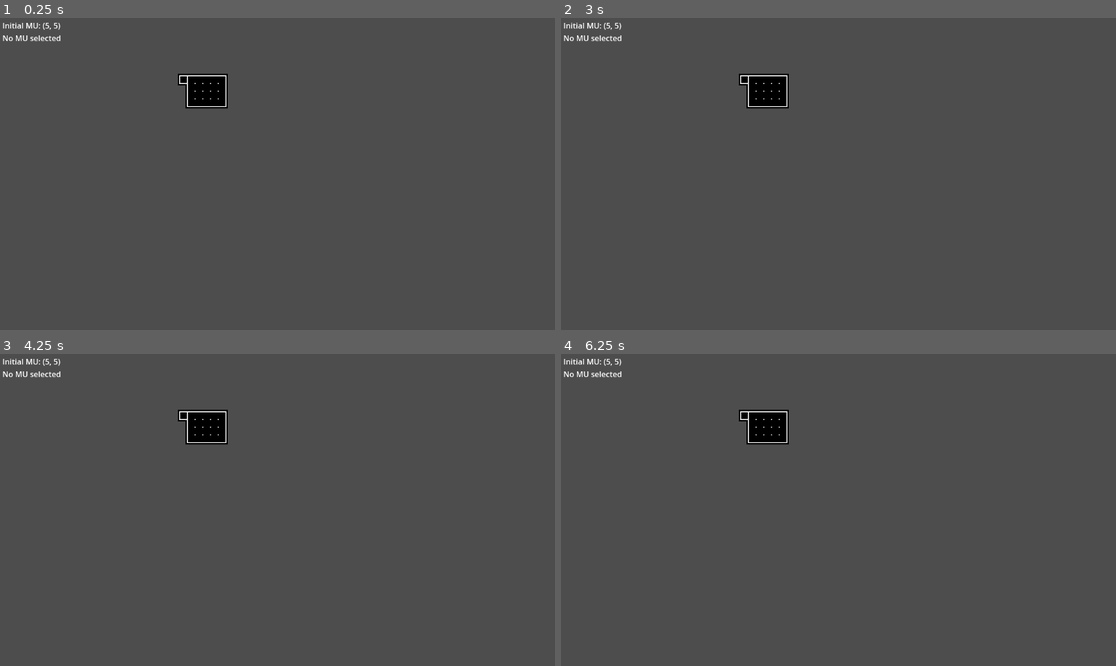
Above: before the commit, frames 1-4 (two rows, left to right).
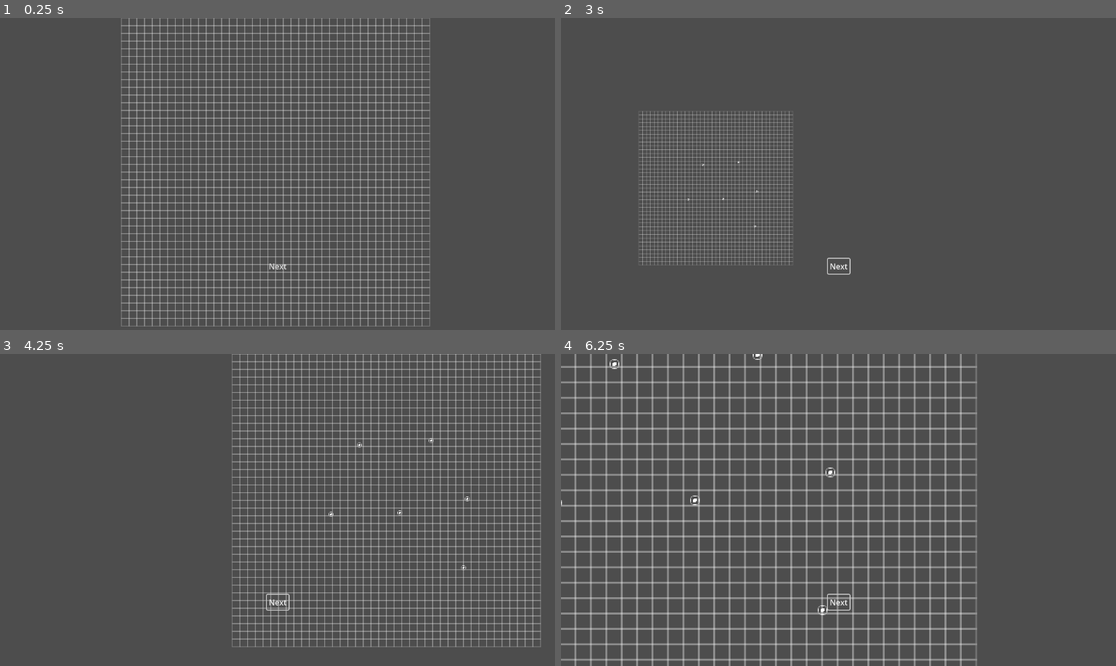
Above: after the commit, the same moments.

Repository: ionn232/Procedural-Generation-Applied-to-Metroidvania-Level-Design
Game: Godot game, scene res://scene/main_scene.tscn
Same seed, same stepped clock (60 frames per second), same inputs: the game is played once before the commit and once after it.
Inputs (mouse positions are in pixels of both pictures, inside the frame that each line leads up to):
- Up to frame 1 (0.25 s): no input
- Up to frame 2 (3 s): click (838, 267) at 0.5 s, where only the run after the commit has a clickable "Next"; click (838, 267) at 1.25 s, where only the run after the commit has a clickable "Next"; click (838, 267) at 2 s, where only the run after the commit has a clickable "Next"; tap Enter at 2.75 s; move the mouse to (960, 158) at 2.77 s; tap Mouse wheel down (UnZoomTick, bound only after the commit) at 2.85 s
- Up to frame 3 (4.25 s): tap Mouse wheel up (ZoomTick, bound only after the commit) at 3.05, 3.6 s; tap Space at 3.5 s; move the mouse to (166, 525) at 3.52 s; tap Mouse wheel down (UnZoomTick, bound only after the commit) at 3.8 s
- Up to frame 4 (6.25 s): tap Enter at 4.25 s; move the mouse to (894, 441) at 4.27 s; press the mouse at (894, 441) at 4.28 s; tap Mouse wheel up (ZoomTick, bound only after the commit) at 4.55, 5.85 s; move the mouse to (810, 572) at 5.02 s; release the mouse at (810, 572) at 5.03 s; tap Mouse wheel down (UnZoomTick, bound only after the commit) at 5.1 s; tap Space at 5.75 s; move the mouse to (1005, 556) at 5.77 s

The runs differ from the first frame. In frame 1, 15% of the frame differs, in the area x 0-78%, y 0-99%; in frame 2, 5.2%; in frame 3, 15%; in frame 4, 19%, in the area x 0-75%, y 0-100%.

Commit message:
Started new generation procedure. Steps 1 and 2 implemented.

Diff:
--- /dev/null
+++ b/class/abstract/area_point.gd
@@ -0,0 +1,33 @@
+class_name AreaPoint
+extends Node2D
+#Each area point represents one area of the game.
+#They dictate area connections on an abstract level
+
+#prefab for instancing
+const AREA_POINT = preload("res://scene/area_point.tscn")
+
+@onready var sprite: AnimatedSprite2D = $Sprite
+
+#its a node2D, position is stored in 'position'
+var pos : Vector2
+var relations : Array[AreaPoint]
+var area_index : int
+
+static func createNew(pos:Vector2, relations:Array[AreaPoint] = []) -> AreaPoint:
+	var newPoint = AREA_POINT.instantiate()
+	newPoint.position = pos
+	newPoint.pos = pos
+	newPoint.relations = relations
+	return newPoint
+
+func update_position(newPos:Vector2):
+	pos = newPos
+	position = newPos
+
+# Called when the node enters the scene tree for the first time.
+func _ready() -> void:
+	pass
+
+# Called every frame. 'delta' is the elapsed time since the previous frame.
+func _process(delta: float) -> void:
+	pass
--- /dev/null
+++ b/class/grid_display.gd
@@ -0,0 +1,31 @@
+extends Node2D
+
+@onready var camera: Camera2D = $"../Camera2D"
+
+const GRID_SIZE = 16
+const LINE_WIDTH = 2
+
+func _draw():
+	##grid follows camera, dynamic size
+	#var top_left:Vector2i = (camera.get_screen_center_position()) - get_viewport_rect().size/2
+	#adjusted for the tilemap
+	#var top_left_grid = Vector2i(top_left.x - 16 + (-4 - (top_left.x % 16)), top_left.y - 16 + (-4 - (top_left.y % 16)))
+
+	#var top_left_grid_local = (top_left_grid)
+	#var range_x:int = round(get_viewport_rect().size.x / 16) + 2
+	#var range_y:int = round(get_viewport_rect().size.y / 16) + 2
+	#
+	#for i in range(range_x):
+		#for j in range(range_y):
+			#var square = Rect2i(top_left_grid_local.x + i*GRID_SIZE ,top_left_grid_local.y + j*GRID_SIZE , GRID_SIZE, GRID_SIZE)
+			#draw_rect(square, Color(1,1,1,0.2) ,false, 1.0)
+
+	##static grid, fixed size
+	var range_x = Level.map_size_x
+	var range_y = Level.map_size_y
+
+	var top_left : Vector2i = Vector2i(-4 - range_x/2 * 16, -4 - range_y/2 * 16)
+	for i in range(range_x):
+		for j in range(range_y):
+			var square = Rect2i(top_left.x + i*GRID_SIZE ,top_left.y + j*GRID_SIZE , GRID_SIZE, GRID_SIZE)
+			draw_rect(square, Color(1,1,1,0.2) ,false, LINE_WIDTH)
--- a/class/layout_display.gd
+++ b/class/layout_display.gd
@@ -1,5 +1,9 @@
 class_name LayoutDisplay
 extends Node2D
+
+const AREA_POINT = preload("res://scene/area_point.tscn")
+
+@onready var ui: CanvasLayer = $"../UI"
 
 @onready var tilemap: TileMapLayer = $TileMapLayer
 @onready var tileset = tilemap.tile_set
@@ -18,11 +22,26 @@
 const spawn_color = Color(0.1, 0.7, 0.1)
 const default_color = Color(1.0 ,1.0 ,1.0)
 
-# Called when the node enters the scene tree for the first time. TODO: render instead of ready when changes can occur
+# Called when the node enters the scene tree for the first time.
 func _ready() -> void:
+	ui.stage_changed.connect(_stage_handler.bind())
+	pass
+
+func _stage_handler():
+	match(Utils.generator_stage):
+		1:
+			draw_area_points()
+			pass
+		2:
+			pass
+
+func draw_area_points():
+	for point:AreaPoint in Level.area_points:
+		add_child(point, true)
+
+func draw_rooms():
 	var map_grid = Level.map.MUs
 	var rooms = Level.rooms
-
 	for room:Room in rooms:
 		var limits = get_room_limits(room)
 		tilemap.set_cells_terrain_connect(limits, 0, 0)
@@ -62,10 +81,6 @@
 						pass
 				direction += 1
 
-#map rendering procedure
-func _process(delta: float) -> void:
-	pass
-
 func get_adjacent_cells(pos:Vector2i) -> Array[Vector2i]:
 	var cells:Array[Vector2i] = []
 	cells.resize(8)
@@ -98,6 +113,3 @@
 	for i in range(room.room_size.x - 1):
 		for j in range(room.room_size.y - 1):
 			tilemap.set_cell(starting_tilemap_pos + Vector2i(i*2, 0) + Vector2i(0, j*2), 0, room_inside)
-
-func get_room_cells(room:Room) -> Array[Vector2i]:
-	return []
--- a/class/main_scene.gd
+++ b/class/main_scene.gd
@@ -1,31 +1,25 @@
 extends Node2D
 
-@onready var room_selection: Label = $RoomSelection
+@onready var room_selection: Label = $UI/Container/RoomSelection
 @onready var layout_display: Node2D = $LayoutDisplay
 
 var selected_room_pos = null
 
-# Called when the node enters the scene tree for the first time.
-func _ready() -> void:
-	pass # Replace with function body.
-
-
-# Called every frame. 'delta' is the elapsed time since the previous frame.
 func _process(delta: float) -> void:
-	#TODO: hit detection is wonky
 	#detection
-	var mouse_room_coords:Vector2i = layout_display.tilemap.local_to_map(get_local_mouse_position() / 2)
+	var mouse_room_coords:Vector2i = layout_display.tilemap.local_to_map(get_local_mouse_position()/2 + Vector2(2,2))
 	if (Input.is_action_pressed("Click")):
 		if(Utils.is_pos_inside_map(mouse_room_coords) && Level.map.MUs[mouse_room_coords.x][mouse_room_coords.y] != null):
 			selected_room_pos = mouse_room_coords
 		else:
 			selected_room_pos = null
 
-	#display
-	room_selection.text = 'Initial MU: ' + str(Level.initial_room.grid_pos)
-	if (selected_room_pos == null):
-		room_selection.text += '\nNo MU selected'
-	elif (Level.map.MUs[selected_room_pos.x][selected_room_pos.y]):
-		room_selection.text += '\nSelected MU: ' + str(selected_room_pos)
-		for border:Utils.border_type in Level.map.MUs[selected_room_pos.x][selected_room_pos.y].borders:
-			room_selection.text += '\nborder: ' + str(border)
+	#UI
+	if Utils.generator_stage > 20:
+		room_selection.text = 'Initial MU: ' + str(Level.initial_room.grid_pos)
+		if (selected_room_pos == null):
+			room_selection.text += '\nNo MU selected'
+		elif (Level.map.MUs[selected_room_pos.x][selected_room_pos.y]):
+			room_selection.text += '\nSelected MU: ' + str(selected_room_pos)
+			for border:Utils.border_type in Level.map.MUs[selected_room_pos.x][selected_room_pos.y].borders:
+				room_selection.text += '\nborder: ' + str(border)
--- a/class/map_generator.gd
+++ b/class/map_generator.gd
@@ -1,19 +1,71 @@
 class_name MapGenerator
 extends Node2D
+
+@onready var ui: CanvasLayer = $"../UI"
 
 @export var map_size_x:int
 @export var map_size_y:int
 
-#var undefined_rooms : Array[MU] = []
-#var finished_rooms : Array[MU] = [] #TODO: this can have a fixed size i think
+@export var route_steps:int
+@export var number_of_areas:int
+@export var world_size_factor:float
 
-func main_process() -> void:
+@export var area_size_factor:float
+
+func _ready() -> void: ##level and map initializations
 	Level.map_size_x = map_size_x
 	Level.map_size_y = map_size_y
 	var main_map:Map = Map.new()
 	main_map.initialize_map()
 	Level.map = main_map
+	ui.stage_changed.connect(_stage_handler.bind())
 
+func _stage_handler():
+	match(Utils.generator_stage):
+		1:
+			step_1()
+			pass
+		2:
+			step_2()
+			pass
+
+func step_1(): ##1: place as many points as the number of areas
+	var area_points : Array[AreaPoint] = []
+	area_points.resize(number_of_areas)
+	for i in range(number_of_areas):
+		#TODO better random procedure
+		var current_area_point = AreaPoint.createNew(Vector2(randf_range(0, map_size_x), randf_range(0, map_size_y)))
+		area_points[i] = current_area_point
+	Level.area_points = area_points
+
+func step_2(): ##expand points from centroid and each other
+	#calculate centroid
+	var centroid : Vector2 = Vector2(0,0)
+	for area_point:AreaPoint in Level.area_points:
+		centroid += area_point.pos
+	centroid.x /= len(Level.area_points)
+	centroid.y /= len(Level.area_points)
+	#expand areas from centroid
+	for current_point:AreaPoint in Level.area_points:
+		var centroid_to_area = centroid.direction_to(current_point.pos)
+		current_point.update_position(current_point.pos + centroid_to_area * randf_range(0, world_size_factor * 16)) #TODO: better randomness alg
+	#expand areas from each other
+	#TODO: tweak parameters
+	var min_proximity:float = (map_size_x + map_size_y)*16 / float(number_of_areas * 1.5)
+	var clear = false
+	while (!clear): #TODO: clamp limits, avoid potential infinite loops
+		clear = true
+		for current_point:AreaPoint in Level.area_points:
+			for second_point:AreaPoint in Level.area_points:
+				if current_point == second_point: pass
+				else:
+					var distance:float = current_point.pos.distance_to(second_point.pos)
+					if (distance < min_proximity):
+						var second_to_current = second_point.pos.direction_to(current_point.pos)
+						current_point.update_position(current_point.pos + second_to_current * (min_proximity - distance + 1))
+						clear = false
+
+func TEST_rooms():
 	#spawn room initialization
 	var starting_coords:Vector2i = Vector2i(5, 5)
 	var initial_MU = MU.createNew()
@@ -34,68 +86,12 @@
 	new_room.createRoomMUs()
 	Level.rooms.push_back(new_room)
 
-	#room generation procedure - initial zone (first pass)
-	#while undefined_rooms.front() != null:
-		#var current_room = undefined_rooms.front()
-		#print('new room --------------------------------------', current_room.grid_pos)
-		#current_room.roll_borders_first_pass()
-		#for direction in Utils.direction.values():
-			##TODO: allow locked doors that only contain side upgrades as key which are placed on the current or previous passes
-			#if (current_room.borders[direction] == Utils.border_type.EMPTY):
-				#var new_coords = current_room.grid_pos + Utils.direction_to_vec2i(direction)
-				##TODO: finished/unfinished status on room data instead of checking if exists on an array for better performance
-				#if (is_in_grid(new_coords) && finished_rooms.find(Level.complete_map.MUs[new_coords.x][new_coords.y]) == -1 && undefined_rooms.find(Level.complete_map.MUs[new_coords.x][new_coords.y]) == -1):
-					#var new_room = MU.createNew()
-					#new_room.define_pos(new_coords)
-					#undefined_rooms.push_back(new_room)
-					#Level.complete_map.MUs[new_coords.x][new_coords.y] = new_room
-		#var finished_room = undefined_rooms.pop_front()
-		#finished_rooms.push_back(finished_room)
-		#DEBUG_check_borders(finished_room)
-	#
-	#
-	#DEBUG_check_paths()
-
-#checks if a position is out of bounds, and if it is modifies the adjacent room's connecting direction into a wall
-#TODO: creo que no es necesario convertir en muros. Testear. Si no es necesario sustituir por la funcion en Utils
-#func is_in_grid(pos:Vector2i) -> bool:
-	#var off_direction:Array[Utils.direction] = []
-	#
-	#if (pos.x >= map_size_x):
-		#off_direction.push_back(Utils.direction.RIGHT)
-	#elif (pos.y >= map_size_y):
-		#off_direction.push_back(Utils.direction.DOWN)
-	#if (pos.x < 0):
-		#off_direction.push_back(Utils.direction.LEFT)
-	#elif (pos.y < 0):
-		#off_direction.push_back(Utils.direction.UP)
-	#
-	#if off_direction.size() > 0:
-		#for direction in off_direction:
-			#var actual_room_pos = pos - Utils.direction_to_vec2i(direction)
-			#Level.map.MUs[actual_room_pos.x][actual_room_pos.y].borders[direction] = Utils.border_type.WALL
-		#return false
-	#return true
-
 func DEBUG_check_borders(mu:MU):
 	print('up: ', mu.borders[Utils.direction.UP])
 	print('down: ', mu.borders[Utils.direction.DOWN])
 	print('left: ', mu.borders[Utils.direction.LEFT])
 	print('right: ', mu.borders[Utils.direction.RIGHT])
 
-#func DEBUG_check_paths():
-	#print('---------------------------checking paths------------------------')
-	#var trueCount:int = 0
-	#for room:MU in finished_rooms:
-		#var traversable:bool = traversableArea.exists_path(Level.initial_room.grid_pos, room.grid_pos)
-		#if (traversable):
-			#trueCount += 1
-	#print('number of traversable MUs (including starting): ', trueCount)
-
-# Called when the node enters the scene tree for the first time.
-func _ready() -> void:
-	main_process()
-
 # Called every frame. 'delta' is the elapsed time since the previous frame.
 func _process(delta: float) -> void:
 	pass
--- /dev/null
+++ b/data/area_point_sprite.tres
@@ -0,0 +1,14 @@
+[gd_resource type="SpriteFrames" load_steps=2 format=3 uid="uid://cawgeaef33vik"]
+
+[ext_resource type="Texture2D" uid="uid://fcpg42halp7w" path="res://data/images/area_point_0.png" id="1_nsifo"]
+
+[resource]
+animations = [{
+"frames": [{
+"duration": 1.0,
+"texture": ExtResource("1_nsifo")
+}],
+"loop": true,
+"name": &"default",
+"speed": 5.0
+}]
--- a/game_specific_resources/layout_tilemaps/Style C/tileset.tres
+++ b/game_specific_resources/layout_tilemaps/Style C/tileset.tres
@@ -91,7 +91,6 @@
 1:2/0/terrains_peering_bit/right_side = 0
 1:2/0/terrains_peering_bit/left_side = 0
 4:2/0 = 0
-4:2/0/terrain = 0
 
 [resource]
 tile_size = Vector2i(8, 8)
--- a/project.godot
+++ b/project.godot
@@ -27,6 +27,16 @@
 "events": [Object(InputEventMouseButton,"resource_local_to_scene":false,"resource_name":"","device":-1,"window_id":0,"a …(253 unchanged characters)…
 ]
 }
+ZoomTick={
+"deadzone": 0.5,
+"events": [Object(InputEventMouseButton,"resource_local_to_scene":false,"resource_name":"","device":-1,"window_id":0,"alt_pressed":false,"shift_pressed":false,"ctrl_pressed":false,"meta_pressed":false,"button_mask":0,"position":Vector2(0, 0),"global_position":Vector2(0, 0),"factor":1.0,"button_index":4,"canceled":false,"pressed":false,"double_click":false,"script":null)
+]
+}
+UnZoomTick={
+"deadzone": 0.5,
+"events": [Object(InputEventMouseButton,"resource_local_to_scene":false,"resource_name":"","device":-1,"window_id":0,"alt_pressed":false,"shift_pressed":false,"ctrl_pressed":false,"meta_pressed":false,"button_mask":0,"position":Vector2(0, 0),"global_position":Vector2(0, 0),"factor":1.0,"button_index":5,"canceled":false,"pressed":false,"double_click":false,"script":null)
+]
+}
 
 [rendering]
 
--- /dev/null
+++ b/scene/area_point.tscn
@@ -0,0 +1,11 @@
+[gd_scene load_steps=3 format=3 uid="uid://ce62mxehadw0k"]
+
+[ext_resource type="Script" path="res://class/abstract/area_point.gd" id="1_aycy7"]
+[ext_resource type="SpriteFrames" uid="uid://cawgeaef33vik" path="res://data/area_point_sprite.tres" id="2_bj010"]
+
+[node name="AreaPoint" type="Node2D"]
+script = ExtResource("1_aycy7")
+
+[node name="Sprite" type="AnimatedSprite2D" parent="."]
+texture_filter = 1
+sprite_frames = ExtResource("2_bj010")
--- /dev/null
+++ b/scene/camera_2d.gd
@@ -0,0 +1,16 @@
+extends Camera2D
+
+# Called when the node enters the scene tree for the first time.
+func _ready() -> void:
+	make_current()
+	pass # Replace with function body.
+
+
+# Called every frame. 'delta' is the elapsed time since the previous frame.
+func _process(delta: float) -> void:
+	position = Vector2(0,0) + get_global_mouse_position()*0.5
+
+	if Input.is_action_just_pressed("ZoomTick"):
+		self.zoom *= 2
+	elif Input.is_action_just_pressed("UnZoomTick"):
+		self.zoom /= 2
--- a/scene/main_scene.tscn
+++ b/scene/main_scene.tscn
@@ -1,27 +1,63 @@
-[gd_scene load_steps=4 format=3 uid="uid://du4oigwo0e2wf"]
+[gd_scene load_steps=7 format=3 uid="uid://du4oigwo0e2wf"]
 
 [ext_resource type="PackedScene" uid="uid://bj1kuktkg5o3x" path="res://scene/map_generator.tscn" id="1_6rntq"]
 [ext_resource type="Script" path="res://class/main_scene.gd" id="1_gbq8f"]
 [ext_resource type="PackedScene" uid="uid://ocnc86sdjvvv" path="res://scene/layout_display.tscn" id="2_qa15b"]
+[ext_resource type="Script" path="res://class/grid_display.gd" id="4_wqh5d"]
+[ext_resource type="Script" path="res://scene/camera_2d.gd" id="5_6cnhv"]
+[ext_resource type="Script" path="res://scene/ui.gd" id="6_u3gya"]
 
 [node name="MainScene" type="Node2D"]
 script = ExtResource("1_gbq8f")
 
 [node name="MapGenerator" parent="." instance=ExtResource("1_6rntq")]
-map_size_x = 15
-map_size_y = 15
+map_size_x = 40
+map_size_y = 40
+number_of_areas = 6
+world_size_factor = 5.0
+area_size_factor = 5.0
 
 [node name="LayoutDisplay" parent="." node_paths=PackedStringArray("generator") instance=ExtResource("2_qa15b")]
 generator = NodePath("../MapGenerator")
 
+[node name="Grid" type="Node2D" parent="."]
+script = ExtResource("4_wqh5d")
+
 [node name="Camera2D" type="Camera2D" parent="."]
-position = Vector2(279, 280)
+position_smoothing_speed = 1.0
+script = ExtResource("5_6cnhv")
 
-[node name="RoomSelection" type="Label" parent="."]
-offset_left = -292.0
-offset_top = -40.0
-offset_right = -132.0
-offset_bottom = 9.0
-text = "Initial Room: (0,0)
-Selected Room: (0, 0)"
+[node name="UI" type="CanvasLayer" parent="."]
+script = ExtResource("6_u3gya")
+
+[node name="UI" type="Control" parent="UI"]
+layout_mode = 3
+anchors_preset = 15
+anchor_right = 1.0
+anchor_bottom = 1.0
+grow_horizontal = 2
+grow_vertical = 2
+
+[node name="RoomSelection" type="Label" parent="UI/UI"]
+layout_mode = 1
+offset_right = 160.0
+offset_bottom = 49.0
 metadata/_edit_use_anchors_ = true
+
+[node name="AdvanceBtn" type="Button" parent="UI/UI"]
+layout_mode = 1
+anchors_preset = 7
+anchor_left = 0.5
+anchor_top = 1.0
+anchor_right = 0.5
+anchor_bottom = 1.0
+offset_left = -22.5
+offset_top = -148.0
+offset_right = 22.5
+offset_bottom = -117.0
+grow_horizontal = 2
+grow_vertical = 0
+text = "Next"
+flat = true
+
+[connection signal="button_down" from="UI/UI/AdvanceBtn" to="UI" method="_on_advance_btn_button_down"]
--- /dev/null
+++ b/scene/ui.gd
@@ -0,0 +1,18 @@
+extends CanvasLayer
+
+signal stage_changed()
+@onready var advance_btn: Button = $AdvanceBtn
+
+# Called when the node enters the scene tree for the first time.
+func _ready() -> void:
+	pass # Replace with function body.
+
+
+# Called every frame. 'delta' is the elapsed time since the previous frame.
+func _process(delta: float) -> void:
+	pass
+
+
+func _on_advance_btn_button_down() -> void:
+	Utils.generator_stage += 1
+	stage_changed.emit()
--- a/static_resources/level.gd
+++ b/static_resources/level.gd
@@ -11,4 +11,7 @@
 static var map_size_x:int
 static var map_size_y:int
 
+#initial room #TODO:just make it first in rooms array
 static var initial_room:Room
+
+static var area_points:Array[AreaPoint]
--- a/static_resources/utils.gd
+++ b/static_resources/utils.gd
@@ -1,5 +1,7 @@
 class_name Utils
 extends Resource
+
+static var generator_stage : int = 0
 
 enum border_type {
 	EMPTY,
@@ -41,6 +43,16 @@
 	SPAWN
 }
 
+static var area_colors : Array[Color] = [
+	Color.RED,
+	Color.GREEN,
+	Color.BLUE,
+	Color.ORANGE,
+	Color.PURPLE,
+	Color.YELLOW,
+	Color.TEAL
+]
+
 static func direction_to_vec2i(input:direction) -> Vector2i:
 	match input:
 		direction.UP:
@@ -75,3 +87,8 @@
 	elif (pos.y < 0):
 		return false
 	return true
+
+static func room_index_to_world(index:int) -> int:
+	return index*16
+static func room_pos_to_world(pos:Vector2i) -> Vector2i:
+	return pos * 16
Binary file added: data/images/area_point_0.png
Not shown, added: data/images/area_point_0.png.import
Not shown, added: scene/mai7F90.tmp
